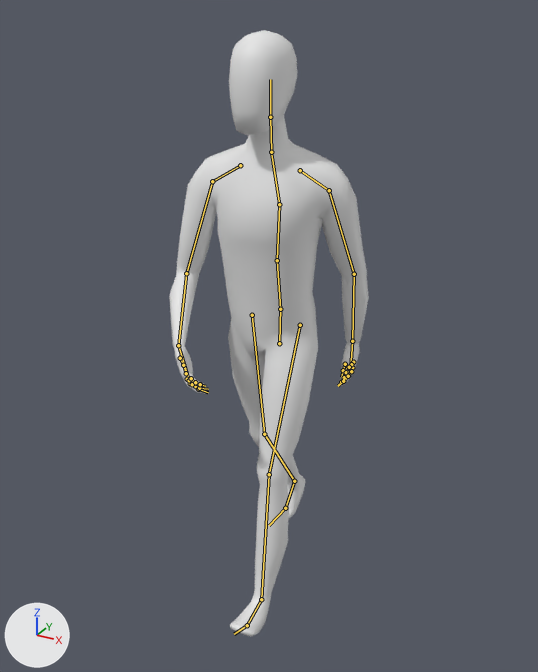
An edit to the FBX model Content/FirstPersonBP/Meshes/SK_Animation.fbx, drawn before and after from the same camera.
The view is the same before and after, from a camera (50 mm lens) standing at (0.974, -1.804, 1.758) and looking at (-0.013, -0.008, 0.861). Lighting does not change. The marker at lower left points along +X, +Y and +Z. Both versions are drawn at frame 2 of the action 'Skeleton|Idle loop'; the numbers are the values there. The bones that bend it are drawn over the model as lines.

The first picture shows 'Character'.
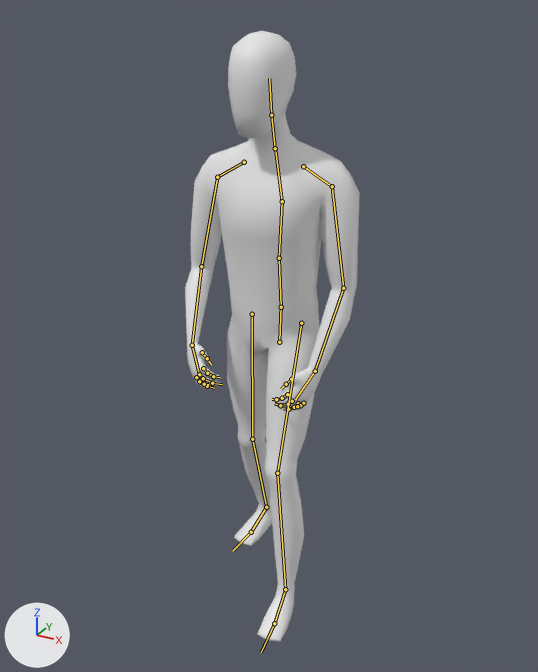
Changed parts and their boxes [x1, y1, x2, y2] in the pictures (538 x 672 px):
'Character', posed (12% narrower): before [169, 30, 369, 637]; after [185, 31, 360, 642]
bone 'Pelvis', root to tip: before (279, 343) to (280, 307); after (279, 342) to (281, 305)
bone 'Spine_01', root to tip: before (280, 309) to (277, 260); after (281, 307) to (279, 258)
bone 'Spine_02', root to tip: before (277, 260) to (279, 204); after (279, 258) to (282, 201)
bone 'Spine_03', root to tip: before (279, 204) to (271, 153); after (282, 201) to (275, 150)
bone 'Neck', root to tip: before (271, 152) to (270, 117); after (275, 148) to (271, 115)
bone 'Head', root to tip: before (270, 117) to (270, 79); after (271, 115) to (269, 78)
bone 'Shoulder.L', root to tip: before (300, 170) to (329, 190); after (303, 166) to (332, 186)
bone 'UpperArm.L', root to tip: before (329, 190) to (354, 274); after (332, 186) to (343, 288)
bone 'LowerArm.L', root to tip: before (354, 274) to (352, 341); after (343, 288) to (315, 371)
bone 'Hand.L', root to tip: before (352, 341) to (350, 368); after (315, 371) to (295, 399)
bone 'Thumb_01.L', root to tip: before (345, 364) to (343, 370); after (291, 379) to (286, 384)
bone 'Pointer_01.L', root to tip: before (346, 372) to (344, 377); after (287, 394) to (282, 398)
bone 'Pointer_02.L', root to tip: before (344, 377) to (341, 382); after (282, 398) to (276, 399)
bone 'Middle_01.L', root to tip: before (350, 371) to (348, 375); after (292, 401) to (288, 404)
bone 'Middle_02.L', root to tip: before (348, 375) to (343, 381); after (288, 404) to (280, 405)
bone 'Ring_01.L', root to tip: before (352, 367) to (351, 371); after (298, 403) to (294, 407)
bone 'Ring_02.L', root to tip: before (351, 371) to (348, 376); after (294, 407) to (288, 409)
bone 'Pinky_01.L', root to tip: before (353, 362) to (351, 364); after (303, 403) to (300, 405)
bone 'Pinky_03.L', root to tip: before (349, 367) to (346, 368); after (297, 406) to (295, 405)
bone 'Shoulder.R', root to tip: before (240, 165) to (212, 181); after (244, 162) to (217, 177)
bone 'UpperArm.R', root to tip: before (212, 181) to (186, 273); after (217, 177) to (201, 266)
bone 'LowerArm.R', root to tip: before (186, 273) to (178, 345); after (201, 266) to (192, 345)
bone 'Hand.R', root to tip: before (178, 345) to (188, 377); after (192, 345) to (199, 373)
bone 'Thumb_01.R', root to tip: before (180, 358) to (183, 365); after (202, 352) to (207, 358)
bone 'Pointer_01.R', root to tip: before (186, 373) to (190, 379); after (203, 368) to (207, 373)
bone 'Pointer_03.R', root to tip: before (195, 383) to (202, 385); after (213, 376) to (220, 377)
bone 'Middle_01.R', root to tip: before (187, 379) to (190, 383); after (199, 374) to (203, 378)
bone 'Middle_02.R', root to tip: before (190, 383) to (198, 389); after (203, 378) to (212, 383)
bone 'Pinky_01.R', root to tip: before (191, 378) to (195, 382); after (196, 377) to (199, 381)
bone 'UpperLeg.L', root to tip: before (300, 325) to (269, 474); after (301, 323) to (277, 473)
bone 'LowerLeg.L', root to tip: before (269, 474) to (261, 599); after (277, 473) to (285, 589)
bone 'Foot.L', root to tip: before (261, 599) to (247, 625); after (285, 589) to (274, 623)
bone 'Toes.L', root to tip: before (247, 625) to (234, 634); after (274, 623) to (261, 652)
bone 'UpperLeg.R', root to tip: before (252, 315) to (264, 434); after (252, 314) to (252, 439)
bone 'LowerLeg.R', root to tip: before (264, 434) to (294, 481); after (252, 439) to (266, 507)
bone 'Foot.R', root to tip: before (294, 481) to (285, 508); after (266, 507) to (251, 532)
bone 'Toes.R', root to tip: before (285, 508) to (269, 525); after (251, 532) to (232, 551)

The edits, one by one:
Bone 'Pelvis' (bone_pelvis) moves from (0.0, -0.035, -0.005) to (0.0, -0.031, -0.005).
Bone 'Pelvis' (bone_pelvis) turns from (6, 0, 0) to (4, 3, 1) degrees about its own x, y and z.
Bone 'Spine_01' (bone_spine_01) turns from (0, -5, 1) to (0, 0, 0) degrees about its own x, y and z.
Bone 'Spine_02' (bone_spine_02) turns from (0, 5, 0) to (0, 0, 0) degrees about its own x, y and z.
Bone 'Spine_03' (bone_spine_03) turns from (0, 5, -2) to (0, 2, -1) degrees about its own x, y and z.
Bone 'Neck' (bone_neck) turns from (-6, -5, 1) to (6, -5, 0) degrees about its own x, y and z.
Bone 'Head' (bone_head) turns from (0, 0, 0) to (-4, 0, 0) degrees about its own x, y and z.
Bone 'Shoulder.L' (bone_shoulder_l) turns from (-3, -2, 0) to (0, 0, 0) degrees about its own x, y and z.
Bone 'UpperArm.L' (bone_upperarm_l) turns from (-18, 37, -24) to (6, 10, -14) degrees about its own x, y and z.
Bone 'LowerArm.L' (bone_lowerarm_l) turns from (-7, 0, 3) to (9, 0, -4) degrees about its own x, y and z.
Bone 'Hand.L' (bone_hand_l) turns from (37, -61, -28) to (19, -9, -15) degrees about its own x, y and z.
Bone 'Thumb_01.L' (bone_thumb_01_l) turns from (-19, 0, 16) to (-49, 0, 20) degrees about its own x, y and z.
Bone 'Pointer_01.L' (bone_pointer_01_l) turns from (-4, 0, 4) to (-17, 0, 0) degrees about its own x, y and z.
Bone 'Pointer_02.L' (bone_pointer_02_l) turns from (-4, 0, 0) to (-17, 0, 0) degrees about its own x, y and z.
Bone 'Middle_01.L' (bone_middle_01_l) turns from (-5, 0, 0) to (-19, 0, 0) degrees about its own x, y and z.
Bone 'Middle_02.L' (bone_middle_02_l) turns from (-5, 0, 0) to (-19, 0, 0) degrees about its own x, y and z.
Bone 'Ring_01.L' (bone_ring_01_l) turns from (-4, 0, 0) to (-16, 0, 0) degrees about its own x, y and z.
Bone 'Ring_02.L' (bone_ring_02_l) turns from (-4, 0, 0) to (-16, 0, 0) degrees about its own x, y and z.
Bone 'Pinky_01.L' (bone_pinky_01_l) turns from (-9, 0, -9) to (-23, 0, 0) degrees about its own x, y and z.
Bone 'Pinky_03.L' (bone_pinky_03_l) turns from (-9, 0, 0) to (-23, 0, 0) degrees about its own x, y and z.
Bone 'Shoulder.R' (bone_shoulder_r) turns from (14, -8, -2) to (4, -3, 0) degrees about its own x, y and z.
Bone 'UpperArm.R' (bone_upperarm_r) turns from (8, 8, 8) to (2, 1, 11) degrees about its own x, y and z.
Bone 'LowerArm.R' (bone_lowerarm_r) turns from (29, -4, 13) to (20, -2, 9) degrees about its own x, y and z.
Bone 'Hand.R' (bone_hand_r) turns from (-1, 40, 17) to (17, -5, 22) degrees about its own x, y and z.
Bone 'Thumb_01.R' (bone_thumb_01_r) turns from (-24, 15, -33) to (-49, 0, -20) degrees about its own x, y and z.
Bone 'Pointer_01.R' (bone_pointer_01_r) turns from (-10, -5, -2) to (-17, 0, 0) degrees about its own x, y and z.
Bone 'Pointer_03.R' (bone_pointer_03_r) turns from (-10, 0, 0) to (-17, 0, 0) degrees about its own x, y and z.
Bone 'Middle_01.R' (bone_middle_01_r) turns from (-9, -3, 1) to (-19, 0, 0) degrees about its own x, y and z.
Bone 'Middle_02.R' (bone_middle_02_r) turns from (-9, 0, 0) to (-19, 0, 0) degrees about its own x, y and z.
Bone 'Pinky_01.R' (bone_pinky_01_r) turns from (-15, -7, 11) to (-23, 0, 0) degrees about its own x, y and z.
Bone 'UpperLeg.L' (bone_upperleg_l) turns from (28, -6, -6) to (25, -3, -4) degrees about its own x, y and z.
Bone 'LowerLeg.L' (bone_lowerleg_l) turns from (-9, 0, 2) to (-16, 1, 4) degrees about its own x, y and z.
Bone 'Foot.L' (bone_foot_l) turns from (14, 3, -2) to (-4, 3, -8) degrees about its own x, y and z.
Bone 'Toes.L' (bone_toes_l) turns from (8, -2, 8) to (0, 0, 0) degrees about its own x, y and z.
Bone 'UpperLeg.R' (bone_upperleg_r) turns from (-3, 10, 3) to (1, 7, 1) degrees about its own x, y and z.
Bone 'LowerLeg.R' (bone_lowerleg_r) turns from (-23, -1, -6) to (-16, -1, -4) degrees about its own x, y and z.
Bone 'Foot.R' (bone_foot_r) turns from (-1, -7, 8) to (19, 2, 2) degrees about its own x, y and z.
Bone 'Toes.R' (bone_toes_r) turns from (23, 9, -23) to (0, 0, 0) degrees about its own x, y and z.
